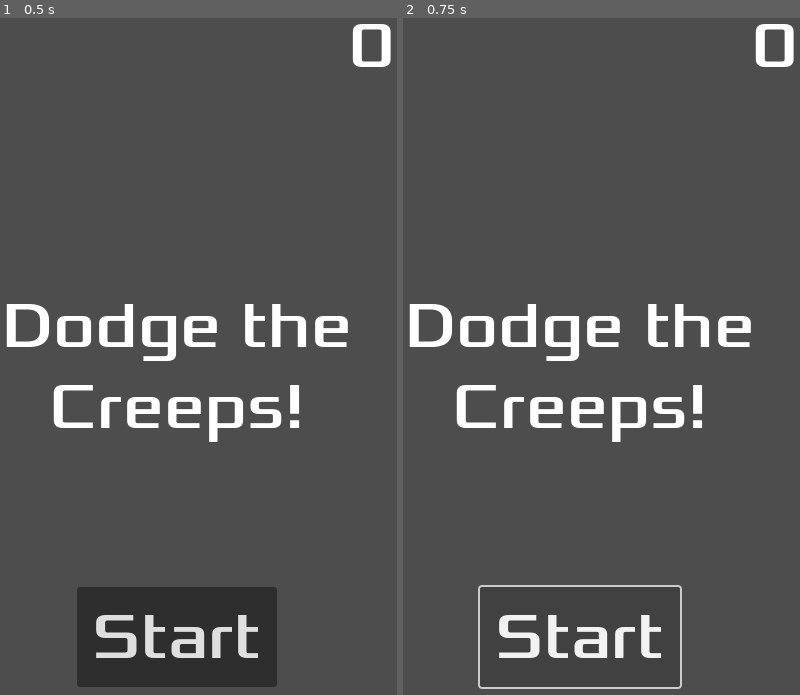
Above: before the commit, frames 1-2 (left to right).
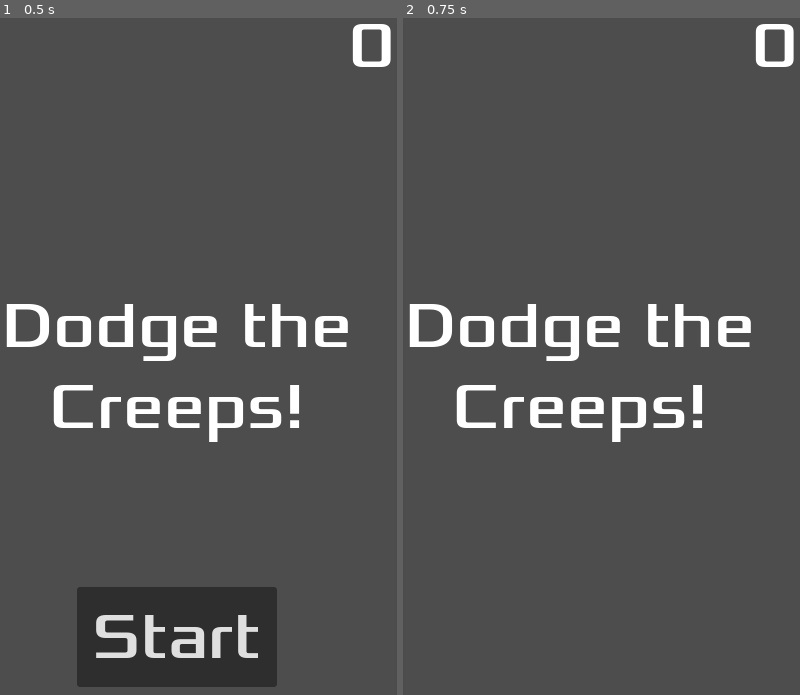
Above: after the commit, the same moments.

Repository: lancelote/dodge-the-creeps-2d
Game: Godot game, scene res://hud.tscn
The game is run twice, just before and just after one commit, with the same random seed, the same clock (stepped at 60 frames per second) and the same inputs. This scene is started directly instead of the project's main scene.
Inputs:
- Up to frame 1 (0.5 s): no input
- Up to frame 2 (0.75 s): click "Start" at 0.5 s

Frame 1 is identical in both runs. In frame 2, 1.5% of the frame differs, in the area x 18-71%, y 83-100%.

Commit message:
connect button pressed and timer timeout signals to hud

Diff:
--- a/hud.gd
+++ b/hud.gd
@@ -24,3 +24,12 @@
 
 func update_score(score: int) -> void:
 	$ScoreLabel.text = str(score)
+
+
+func _on_start_button_pressed() -> void:
+	$StartButton.hide()
+	start_game.emit()
+
+
+func _on_message_timer_timeout() -> void:
+	$Message.hide()
--- a/hud.tscn
+++ b/hud.tscn
@@ -57,3 +57,6 @@
 [node name="MessageTimer" type="Timer" parent="."]
 wait_time = 2.0
 one_shot = true
+
+[connection signal="pressed" from="StartButton" to="." method="_on_start_button_pressed"]
+[connection signal="timeout" from="MessageTimer" to="." method="_on_message_timer_timeout"]
